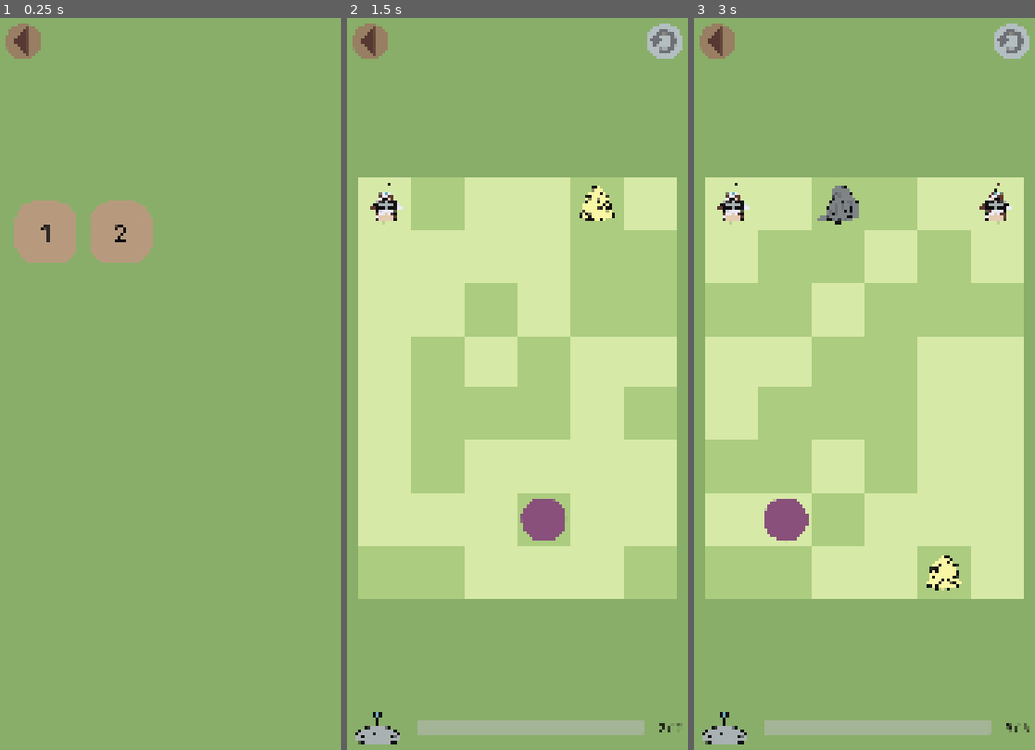
Above: before the commit, frames 1-3 (left to right).
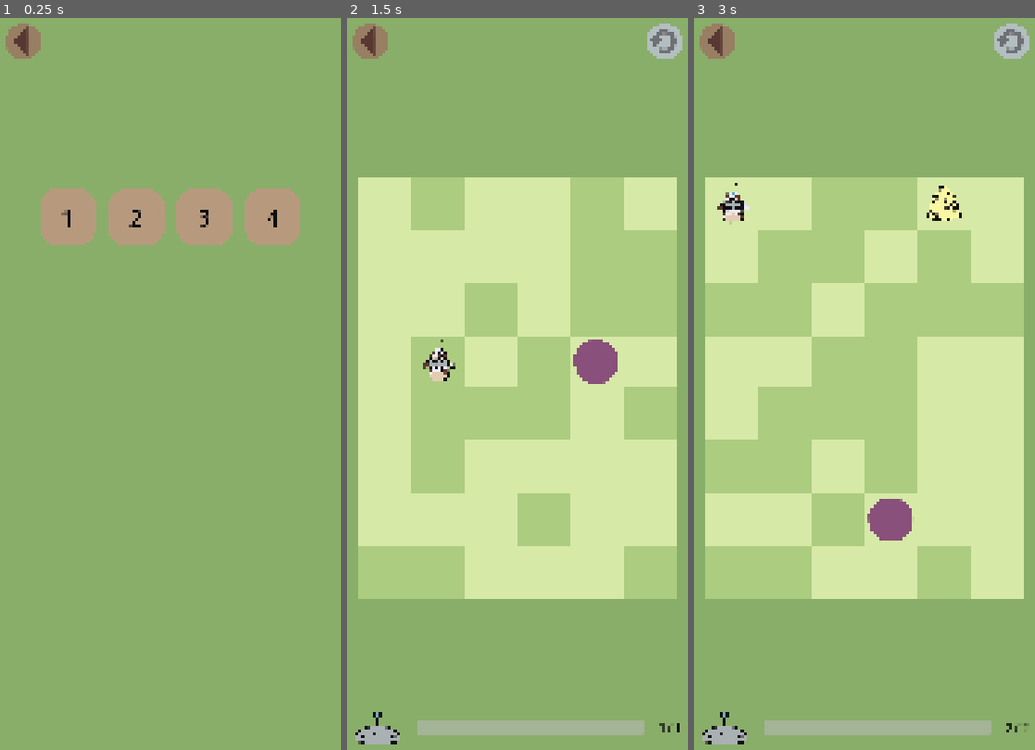
Above: after the commit, the same moments.

Repository: k4444th/ChasingCows_PuzzleEdition
Game: Godot game, scene res://scenes/menu/menu.tscn
Same seed, same stepped clock (60 frames per second), same inputs: the game is played once before the commit and once after it.
Inputs (mouse positions are in pixels of both pictures, inside the frame that each line leads up to):
- Up to frame 1 (0.25 s): no input
- Up to frame 2 (1.5 s): click (370, 39) at 0.5 s; click "1" at 1.25 s
- Up to frame 3 (3 s): click (717, 39) at 2 s; click "2" at 2.75 s

The runs differ from the first frame. In frame 1, 4.9% of the frame differs, in the area x 4-89%, y 23-34%; in frame 2, 2.1%; in frame 3, 2.6%.

Commit message:
Butt wiggle animation + Level menu size/ position adjustments

Diff:
--- a/scenes/level/cow.tscn
+++ b/scenes/level/cow.tscn
@@ -1,9 +1,136 @@
-[gd_scene load_steps=3 format=3 uid="uid://dm20f0apljwsv"]
+[gd_scene load_steps=17 format=3 uid="uid://dm20f0apljwsv"]
 
-[ext_resource type="Texture2D" uid="uid://b3oopmkm7tsvc" path="res://assets/cows/cow.png" id="1_5kto5"]
 [ext_resource type="Script" uid="uid://dxxrvfefwbims" path="res://scripts/level/cow.gd" id="2_tux0s"]
+[ext_resource type="Texture2D" uid="uid://mub6t5iwneii" path="res://assets/cows/tail.png" id="3_ovyle"]
+[ext_resource type="Texture2D" uid="uid://bgo5u4fbql5l3" path="res://assets/cows/butt5.png" id="4_kxrcd"]
+[ext_resource type="Texture2D" uid="uid://ckvet1mxg0vge" path="res://assets/cows/head.png" id="4_vfqu7"]
+[ext_resource type="Texture2D" uid="uid://bskdn6x8bcu2a" path="res://assets/cows/butt1.png" id="5_4rlru"]
+[ext_resource type="Texture2D" uid="uid://1ictxcumjk8h" path="res://assets/cows/aluminiumHatRedSmall.png" id="5_b55v8"]
+[ext_resource type="Texture2D" uid="uid://lcrbhp1i5f8u" path="res://assets/cows/aluminiumHatBlueSmall.png" id="6_fn428"]
+[ext_resource type="Texture2D" uid="uid://1cgcnmd7x6lt" path="res://assets/cows/butt2.png" id="6_utv7g"]
+[ext_resource type="Texture2D" uid="uid://bu22em1aoeh14" path="res://assets/cows/butt3.png" id="7_iaood"]
+[ext_resource type="Texture2D" uid="uid://bmu35ocx3vlii" path="res://assets/cows/butt4.png" id="8_t0hu7"]
+[ext_resource type="Texture2D" uid="uid://bbg1c0uelql35" path="res://assets/cows/butt6.png" id="9_kr0rj"]
+[ext_resource type="Texture2D" uid="uid://46x0om6h88jx" path="res://assets/cows/butt7.png" id="10_cq5at"]
+[ext_resource type="Texture2D" uid="uid://c1fhmedve62tr" path="res://assets/cows/butt8.png" id="11_s6n61"]
+[ext_resource type="Texture2D" uid="uid://cni4qn4v30rsp" path="res://assets/cows/butt9.png" id="12_f0nxc"]
 
-[node name="Cow" type="Sprite2D"]
-texture = ExtResource("1_5kto5")
+[sub_resource type="SpriteFrames" id="SpriteFrames_shy22"]
+animations = [{
+"frames": [{
+"duration": 1.0,
+"texture": ExtResource("4_kxrcd")
+}],
+"loop": true,
+"name": &"default",
+"speed": 5.0
+}, {
+"frames": [{
+"duration": 1.0,
+"texture": ExtResource("5_4rlru")
+}, {
+"duration": 1.0,
+"texture": ExtResource("6_utv7g")
+}, {
+"duration": 1.0,
+"texture": ExtResource("7_iaood")
+}, {
+"duration": 1.0,
+"texture": ExtResource("8_t0hu7")
+}, {
+"duration": 1.0,
+"texture": ExtResource("4_kxrcd")
+}, {
+"duration": 1.0,
+"texture": ExtResource("9_kr0rj")
+}, {
+"duration": 1.0,
+"texture": ExtResource("10_cq5at")
+}, {
+"duration": 1.0,
+"texture": ExtResource("11_s6n61")
+}, {
+"duration": 1.0,
+"texture": ExtResource("12_f0nxc")
+}, {
+"duration": 1.0,
+"texture": ExtResource("10_cq5at")
+}, {
+"duration": 1.0,
+"texture": ExtResource("9_kr0rj")
+}, {
+"duration": 1.0,
+"texture": ExtResource("4_kxrcd")
+}, {
+"duration": 1.0,
+"texture": ExtResource("8_t0hu7")
+}, {
+"duration": 1.0,
+"texture": ExtResource("7_iaood")
+}, {
+"duration": 1.0,
+"texture": ExtResource("6_utv7g")
+}],
+"loop": true,
+"name": &"wiggle",
+"speed": 24.0
+}]
+
+[sub_resource type="SpriteFrames" id="SpriteFrames_kfkga"]
+animations = [{
+"frames": [{
+"duration": 1.0,
+"texture": ExtResource("5_b55v8")
+}, {
+"duration": 1.0,
+"texture": ExtResource("6_fn428")
+}, {
+"duration": 1.0,
+"texture": ExtResource("5_b55v8")
+}, {
+"duration": 1.0,
+"texture": ExtResource("6_fn428")
+}, {
+"duration": 1.0,
+"texture": ExtResource("5_b55v8")
+}],
+"loop": true,
+"name": &"blink",
+"speed": 6.0
+}, {
+"frames": [{
+"duration": 1.0,
+"texture": ExtResource("6_fn428")
+}],
+"loop": true,
+"name": &"default",
+"speed": 5.0
+}]
+
+[node name="Cow" type="Control"]
+layout_mode = 3
+anchors_preset = 0
+pivot_offset = Vector2(125, 125)
+script = ExtResource("2_tux0s")
+
+[node name="Tail" type="Sprite2D" parent="."]
+texture = ExtResource("3_ovyle")
 centered = false
-script = ExtResource("2_tux0s")
+
+[node name="Butt" type="AnimatedSprite2D" parent="."]
+position = Vector2(81, 61)
+sprite_frames = SubResource("SpriteFrames_shy22")
+autoplay = "wiggle"
+frame_progress = 0.74569
+centered = false
+
+[node name="Head" type="Sprite2D" parent="."]
+texture = ExtResource("4_vfqu7")
+centered = false
+
+[node name="Hat" type="AnimatedSprite2D" parent="."]
+sprite_frames = SubResource("SpriteFrames_kfkga")
+animation = &"blink"
+autoplay = "blink"
+frame_progress = 0.863104
+centered = false
--- a/scripts/gamemanager.gd
+++ b/scripts/gamemanager.gd
@@ -11,7 +11,7 @@
 
 var mapTileSize := Vector2(250, 250)
 
-var levelMenuDimensions := Vector2(5, 6)
+var levelMenuDimensions := Vector2(4, 6)
 
 var mapTiles := [
 	{
@@ -38,6 +38,20 @@
 
 var levels := {
 	0: {
+		"moveCount": 1,
+		"cows": [Vector2(1, 3)],
+		"map": [
+			["", "", "", "", "", ""],
+			["", "", "", "", "", ""],
+			["", "", "", "", "", ""],
+			["", "", "", "", "destination", ""],
+			["", "", "", "", "", ""],
+			["", "", "", "", "", ""],
+			["", "", "", "", "", ""],
+			["", "", "", "", "", ""],
+		]
+	},
+	1: {
 		"moveCount": 2,
 		"cows": [Vector2(0, 0)],
 		"map": [
@@ -51,7 +65,21 @@
 			["", "", "", "", "", ""],
 		]
 	},
-	1: {
+	2: {
+		"moveCount": 5,
+		"cows": [Vector2(0, 1), Vector2(5, 1)],
+		"map": [
+			["", "", "", "", "", ""],
+			["", "", "hay", "", "", ""],
+			["", "", "", "", "", ""],
+			["", "", "", "", "", ""],
+			["", "destination", "", "", "", ""],
+			["", "", "", "hay", "", ""],
+			["", "", "", "", "", ""],
+			["", "", "", "", "", ""],
+		]
+	},
+	3: {
 		"moveCount": 5,
 		"cows": [Vector2(0, 0), Vector2(5, 0)],
 		"map": [
--- a/scripts/level/cow.gd
+++ b/scripts/level/cow.gd
@@ -1,4 +1,4 @@
-extends Sprite2D
+extends Control
 
 signal cowMoving(value)
 signal cowDespawned()
@@ -6,12 +6,33 @@
 var positionOnMap: Vector2
 var despawn := false
 
-func moveCow(numTiles: int):
+@onready var buttNode: AnimatedSprite2D = $Butt
+@onready var hatNode: AnimatedSprite2D = $Hat
+
+func _ready() -> void:
+	buttNode.animation = "default"
+	hatNode.animation = "default"
+
+func moveCow(numTiles: int, direction: Vector2):
+	if direction.x > 0:
+		rotation_degrees = -90
+	if direction.x < 0:
+		rotation_degrees = 90
+	if direction.y > 0:
+		rotation_degrees = 0
+	if direction.y < 0:
+		rotation_degrees = 180
+
+	buttNode.animation = "wiggle"
+	hatNode.animation = "blink"
 	cowMoving.emit(true)
 	var positionTween = get_tree().create_tween()
 	positionTween.tween_property(self, "position", positionOnMap * Gamemanager.mapTileSize, Gamemanager.moveSpeed * numTiles).set_trans(Tween.TRANS_LINEAR)
 	await positionTween.finished
 	cowMoving.emit(false)
+	rotation_degrees = 0
+	buttNode.animation = "default"
+	hatNode.animation = "default"
 
 	if despawn:
 		cowDespawned.emit()
--- a/scripts/level/map.gd
+++ b/scripts/level/map.gd
@@ -148,7 +148,7 @@
 				if distanceTiles > 0:
 					moveCount -= 1
 					cowMoved.emit(moveCount)
-					cowNode.moveCow(distanceTiles)
+					cowNode.moveCow(distanceTiles, direction)
 
 func resetGame(level):
 	copyLevel(level)
--- a/scripts/menu/level_icons.gd
+++ b/scripts/menu/level_icons.gd
@@ -11,12 +11,15 @@
 
 func setScale():
 	var containerSize = get_parent().size
-	var costumScale = containerSize.x / ((Gamemanager.levelMenuDimensions.x + 0.5) * Gamemanager.mapTileSize.x)
+	var costumScale = containerSize.y / ((Gamemanager.levelMenuDimensions.x + 5) * Gamemanager.mapTileSize.y)
 
-	if containerSize.y * 0.75 < Gamemanager.levelMenuDimensions.y * Gamemanager.mapTileSize.y * costumScale:
-		costumScale = containerSize.y / ((Gamemanager.levelMenuDimensions.x + 5) * Gamemanager.mapTileSize.y)
+	if containerSize.x * 0.8 < Gamemanager.levelMenuDimensions.x * Gamemanager.mapTileSize.x * costumScale:
+		costumScale = containerSize.x / ((Gamemanager.levelMenuDimensions.x + 2) * Gamemanager.mapTileSize.x)
 
-	position = Vector2(containerSize.x / 2 - ((Gamemanager.levelMenuDimensions.x / 2) * Gamemanager.mapTileSize.x) * costumScale, containerSize.y / 2 - ((Gamemanager.levelMenuDimensions.y / 2) * Gamemanager.mapTileSize.y) * costumScale)
+	position = Vector2(
+		containerSize.x / 2 - ((Gamemanager.levelMenuDimensions.x * Gamemanager.mapTileSize.x * 1.2 - Gamemanager.mapTileSize.x * 0.2)  * costumScale) / 2,
+		containerSize.y / 2 - ((Gamemanager.levelMenuDimensions.y * Gamemanager.mapTileSize.y * 1.2 - Gamemanager.mapTileSize.y * 0.2) * costumScale) / 2
+	)
 	scale = Vector2(costumScale, costumScale)
 
 func showLevelIcons():
Binary file removed: assets/cows/aluminiumHatBlue.png
Binary file added: assets/cows/aluminiumHatBlueSmall.png
Not shown, added: assets/cows/aluminiumHatBlueSmall.png.import
Binary file removed: assets/cows/aluminiumHatRed.png
Binary file added: assets/cows/aluminiumHatRedSmall.png
Not shown, added: assets/cows/aluminiumHatRedSmall.png.import
Binary file added: assets/cows/butt1.png
Not shown, added: assets/cows/butt1.png.import
Binary file added: assets/cows/butt2.png
Not shown, added: assets/cows/butt2.png.import
Binary file added: assets/cows/butt3.png
Not shown, added: assets/cows/butt3.png.import
(and 16 more such lines)
